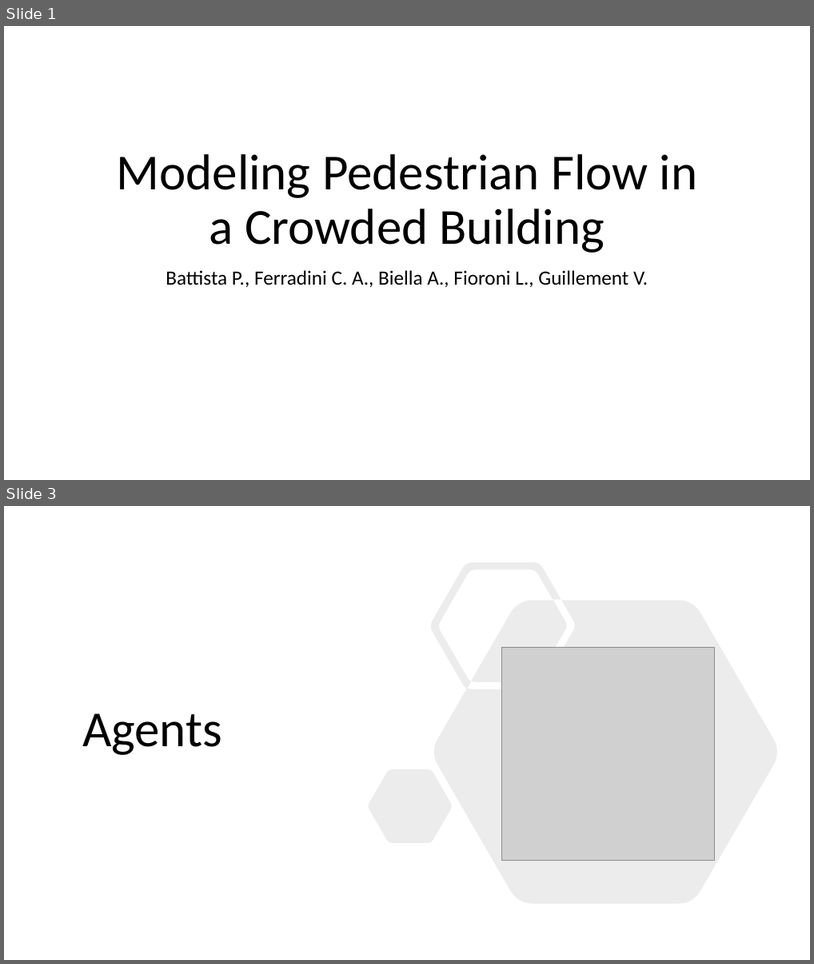
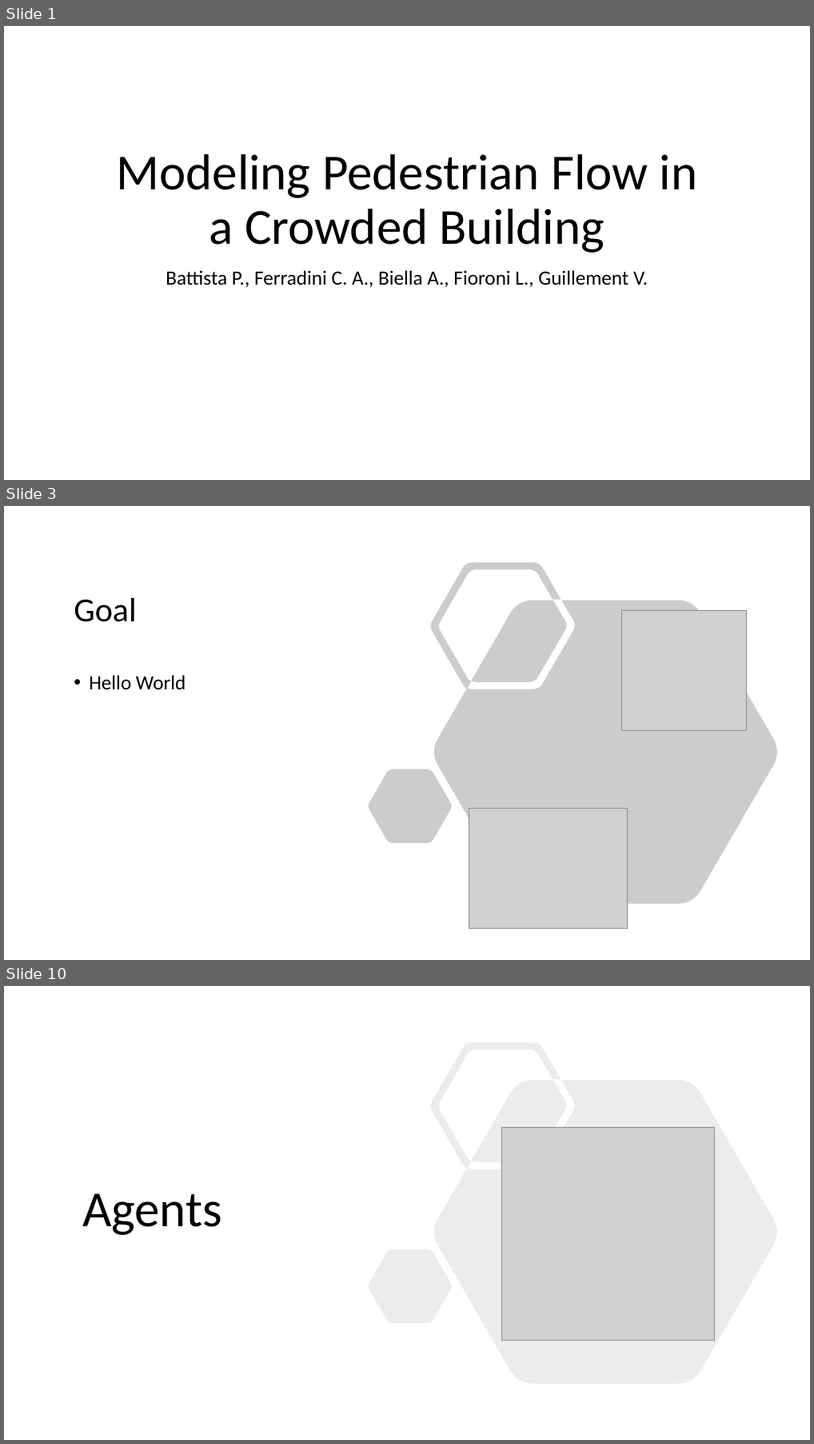
Before and after one commit to LorenzoFioroni/Modeling-pedestrian-flow-in-a-crowded-building, a slide deck: Modeling Pedestrian Flow in a Crowded Building.pptx. Shown one above the other, each under a label of ours: slides 1 and 3 before the commit, slides 1, 3 and 10 after it; the slides between them are not shown. The pictures are 814x964 and 814x1444 pixels, drawn with LibreOffice and Linux fonts; fonts in the diff are those of the drawing; grey boxes stand for pictures. Boxes give left, top, right and bottom in pixels: in the first picture for what was removed or moved away, otherwise in the second. Text is boxed around its words. In the diff, an @@ line names an element or a change of style, - is before the commit and + after.

```diff
--- a/Modeling Pedestrian Flow in a Crowded Building.pptx
+++ b/Modeling Pedestrian Flow in a Crowded Building.pptx
@@ slide 3 added at bbox=[4, 506, 810, 960], background #FFFFFF @@
@@ freeform shape added at bbox=[369, 562, 778, 904], fill #808080 at 40% opacity @@
@@ title added at bbox=[74, 598, 136, 622], 40 pt, text #000000 @@
+Goal
@@ picture added at bbox=[622, 611, 747, 731] @@
@@ text added at bbox=[89, 675, 186, 689], 24 pt, text #000000 @@
+• Hello World
@@ picture added at bbox=[470, 808, 628, 928] @@
@@ what was slide 3 is now slide 10 @@
```
Also in this commit, not shown: 4 slides changed, 10 other slides added, 2 slides removed.
